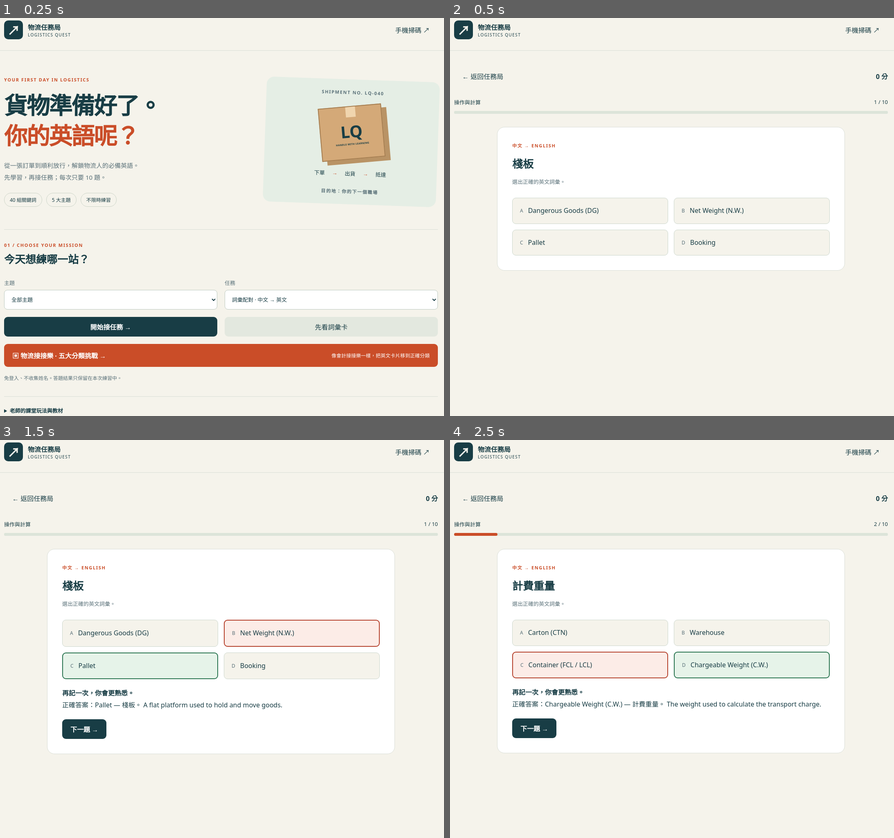
Above: before the commit, frames 1-4 (two rows, left to right).
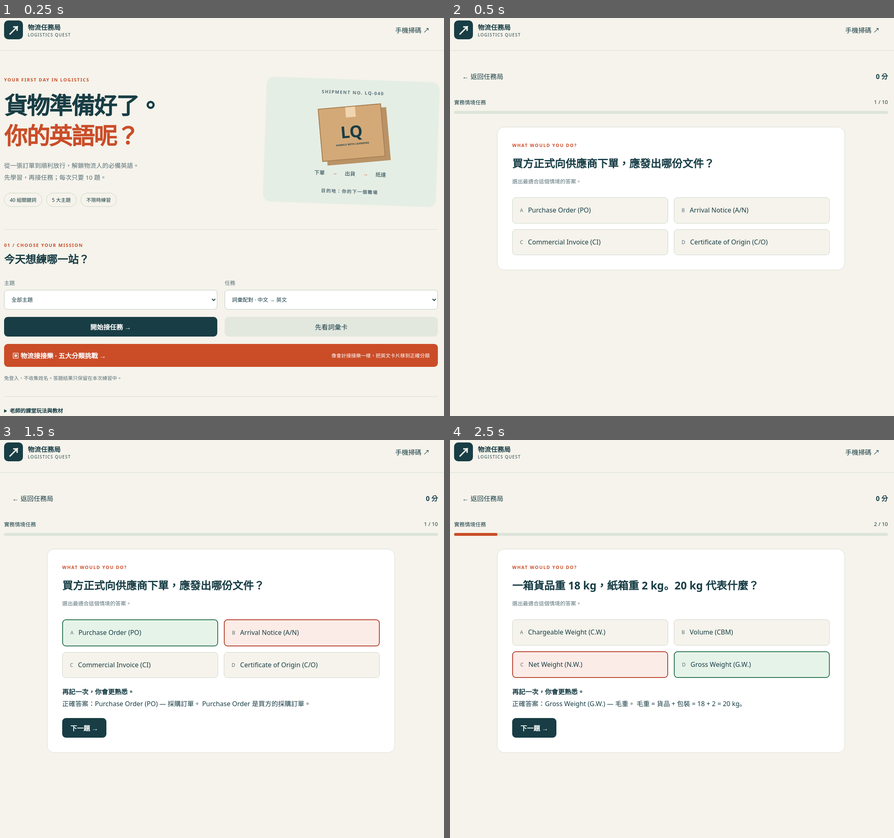
Above: after the commit, the same moments.

Repository: ij-teacher/logistics-vocabulary-game
Game: browser game, page index.html
Two runs of this game, one before a commit and one after it. Both use one fixed random seed, a clock stepped at 60 frames per second and the inputs below.
Inputs:
- Up to frame 1 (0.25 s): no input
- Up to frame 2 (0.5 s): click "開始接任務 →" at 0.27 s
- Up to frame 3 (1.5 s): click "B Net Weight (N.W.)" (after the commit: "B Arrival Notice (A/N)") at 1.27 s
- Up to frame 4 (2.5 s): click "下一題 →" at 1.87 s; click "C Container (FCL / LCL)" (after the commit: "C Net Weight (N.W.)") at 2.47 s

Frame 1 is identical in both runs. In frame 2, 2.0% of the frame differs, in the area x 0-89%, y 20-64%; in frame 3, 3.0%, in the area x 0-89%, y 20-79%; in frame 4, 2.8%.

Commit message:
Keep logistics scenario exercise as the only quiz mode

Diff:
--- a/app.js
+++ b/app.js
@@ -6,10 +6,7 @@
 function show(screen){for(const id of ['home','game','study','results','qr-panel'])$(id).hidden=id!==screen;activeScreen=screen;window.scrollTo({top:0,behavior:'instant'});}
 CATEGORIES.forEach((name,i)=>{const o=document.createElement('option');o.value=i;o.textContent=name;$('category').append(o);});
 function pool(){return VOCABULARY.filter(v=>$('category').value==='all'||v.category===Number($('category').value));}
-function buildQuestions(){const mode=$('mode').value;roundMode=mode;
- if(mode==='scenario')return shuffle(SCENARIOS.filter(s=>$('category').value==='all'||VOCABULARY[s.answer].category===Number($('category').value))).slice(0,10).map(s=>({...s,mode}));
- return shuffle(pool()).slice(0,10).map(v=>{let others=VOCABULARY.filter(x=>x.id!==v.id&&x.category===v.category);if(others.length<3)others=VOCABULARY.filter(x=>x.id!==v.id);return {answer:v.id,choices:[v.id,...shuffle(others).slice(0,3).map(x=>x.id)],mode,q:mode==='zh'?v.zh:mode==='en'?label(v):v.definition,note:v.definition};});
-}
+function buildQuestions(){return shuffle(SCENARIOS.filter(s=>$('category').value==='all'||VOCABULARY[s.answer].category===Number($('category').value))).slice(0,10).map(s=>({...s,mode:'scenario'}));}
 function start(list){questions=list||buildQuestions();position=0;points=0;missed=[];if(!questions.length){show('home');return;}show('game');renderQuestion();}
 function renderQuestion(){answered=false;const q=questions[position];$('score').textContent=points+' 分';$('count').text …(551 unchanged characters)…
  shuffle(q.choices).forEach((id,i)=>{const b=document.createElement('button');b.type='button';b.className='answer';b.da …(332 unchanged characters)…
